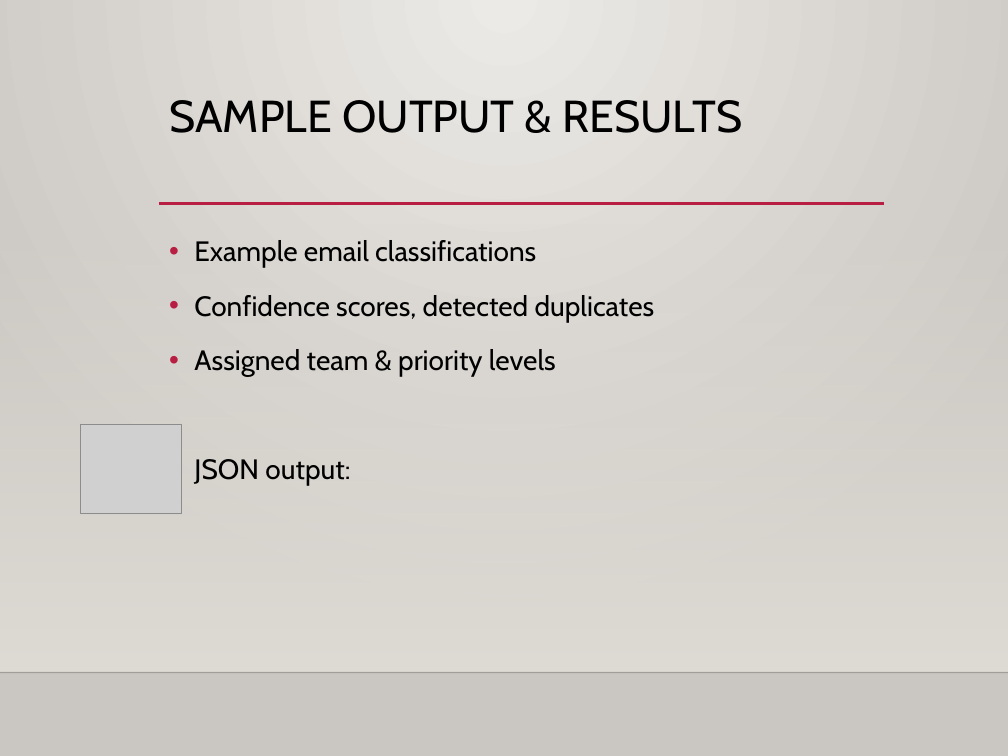
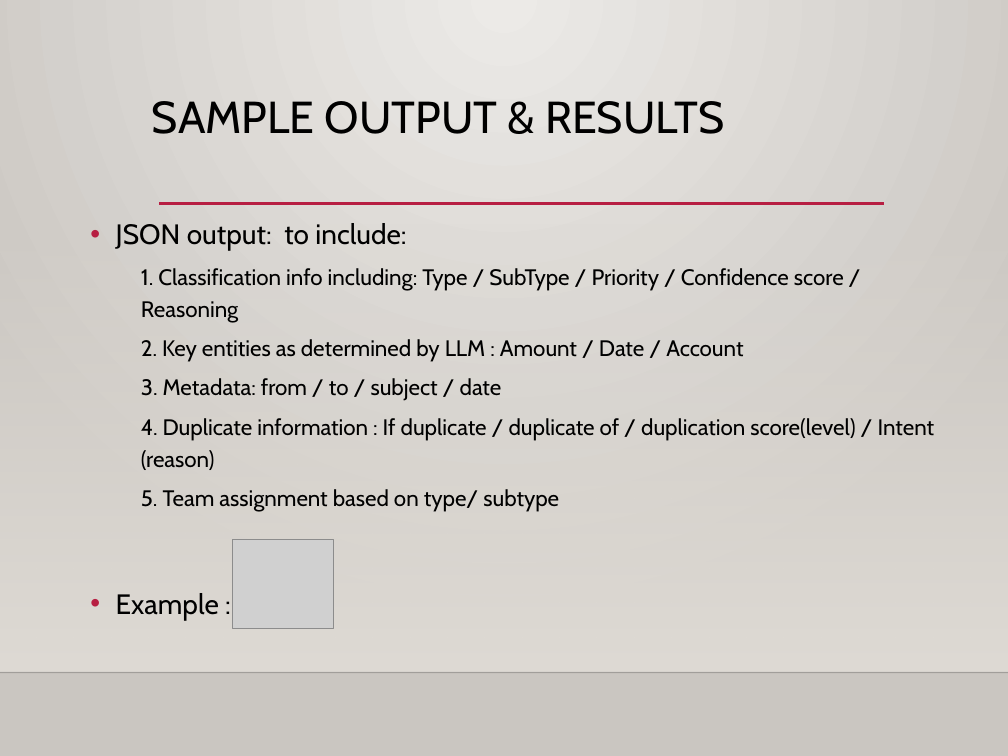
Before and after one commit to ewfx/gaied-t2-10-f5, a slide deck: slide 6 of artifacts/demo/Email_Classification.pptx. Drawn at 1008x756 pixels with LibreOffice and Linux fonts; fonts in the diff are those of the drawing; grey boxes stand for pictures; background and template pictures are left out. Boxes give left, top, right and bottom in pixels: in the first picture for what was removed or moved away, otherwise in the second. Text is boxed around its words. In the diff, an @@ line names an element or a change of style, - is before the commit and + after.

```diff
--- a/artifacts/demo/Email_Classification.pptx
+++ b/artifacts/demo/Email_Classification.pptx
@@ title "SAMPLE OUTPUT & RESULTS": place and size @@
-title "SAMPLE OUTPUT & RESULTS" at [169,100,742,133]
+title "SAMPLE OUTPUT & RESULTS" at [152,101,725,134]
@@ text at [116,223,934,620]: text changed; size 20 to 16 pt @@
-• Example email classifications
-• Confidence scores, detected duplicates
-• Assigned team & priority levels
-• JSON output:
+• JSON output: to include:
+  1. Classification info including: Type / SubType / Priority / Confidence score / Reasoning
+  2. Key entities as determined by LLM : Amount / Date / Account
+  3. Metadata: from / to / subject / date
+  4. Duplicate information : If duplicate / duplicate of / duplication score(level) / Intent (reason)
+  5. Team assignment based on type/ subtype
+• Example :
@@ picture removed at [81,424,181,513] @@
@@ picture added at [233,539,334,628] @@
```
Also in this commit, not shown: 1 other file.
